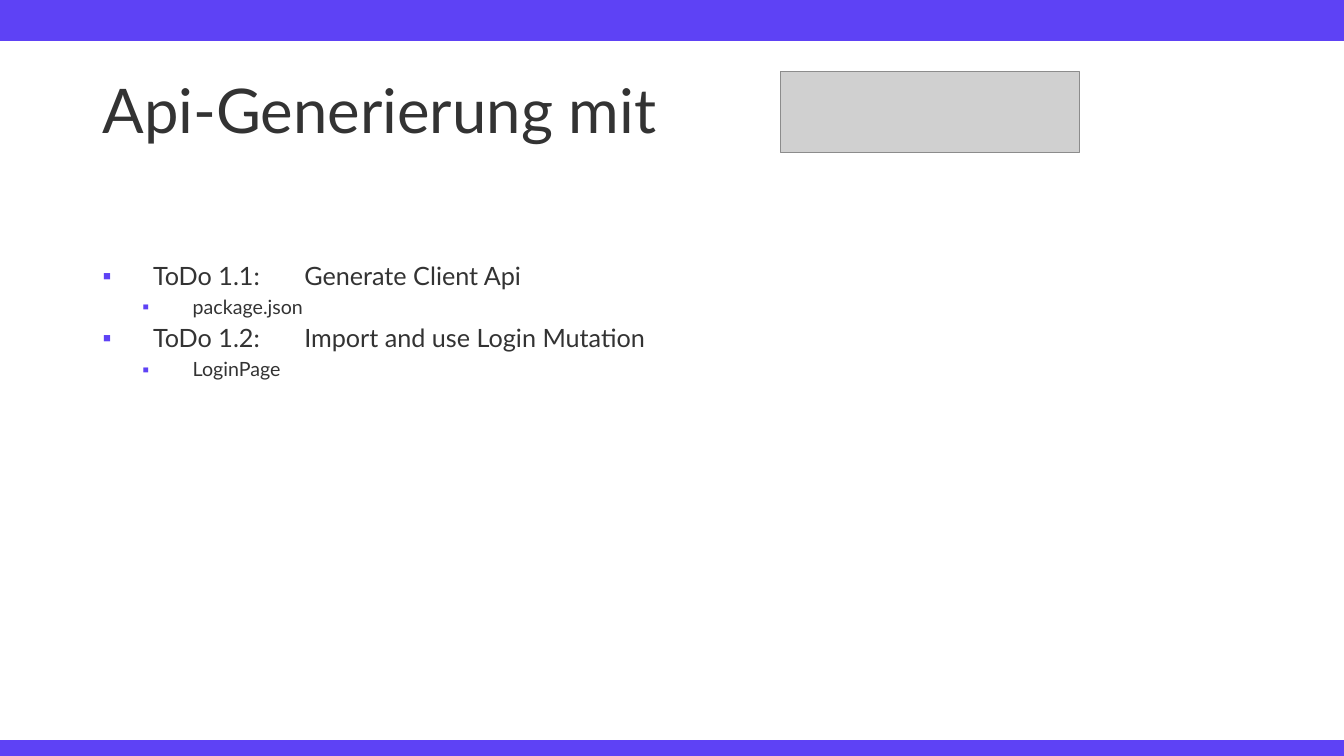
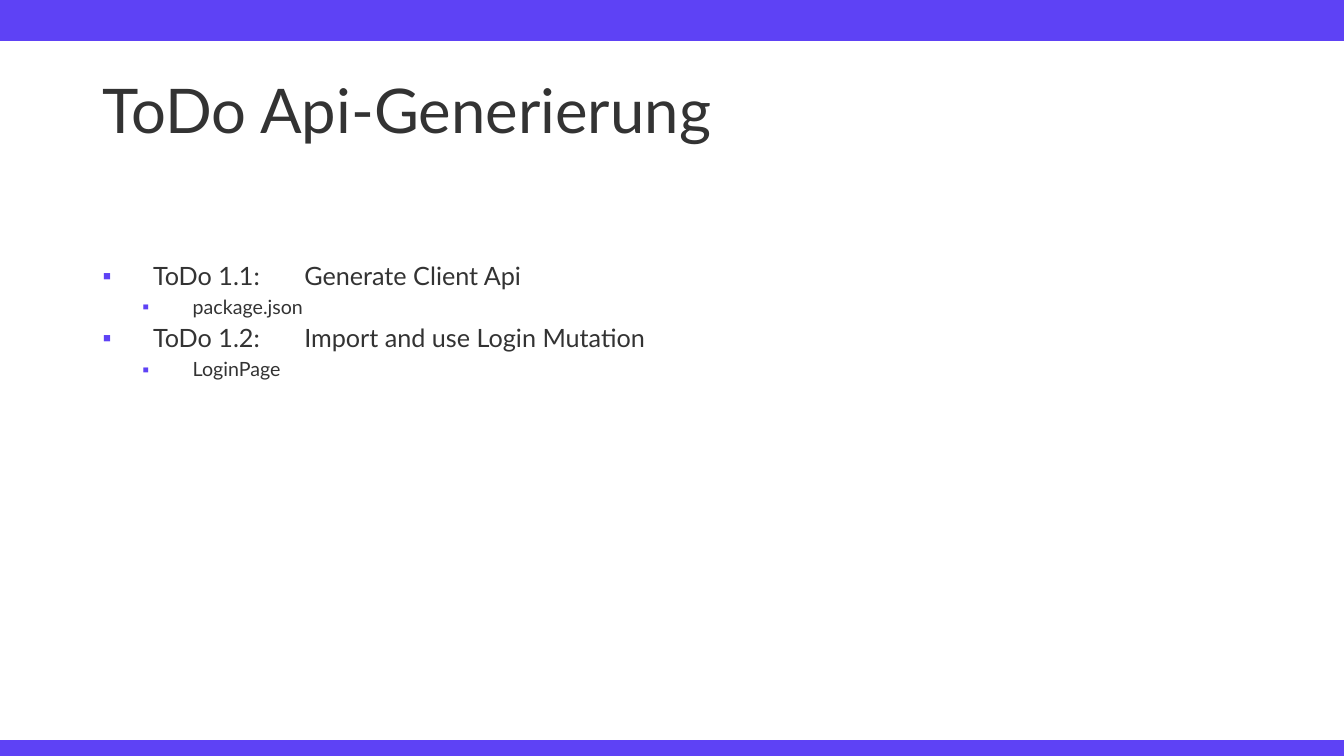
Before and after one commit to TimFehrmannAclue/techlabor_trainings_react_advanced, a slide deck: slide 15 of training_react_advanced.pptx (slide 14 before the commit). Drawn at 1344x756 pixels with LibreOffice and Linux fonts; fonts in the diff are those of the drawing; grey boxes stand for pictures; background and template pictures are left out. Boxes give left, top, right and bottom in pixels: in the first picture for what was removed or moved away, otherwise in the second. Text is boxed around its words. In the diff, an @@ line names an element or a change of style, - is before the commit and + after.

```diff
--- a/training_react_advanced.pptx
+++ b/training_react_advanced.pptx
@@ title at box(102, 88, 711, 144): text changed @@
-Api-Generierung mit
+ToDo Api-Generierung
@@ picture removed at box(780, 72, 1079, 152) @@
```
Also in this commit, not shown: 11 other slides changed, 2 slides added, 3 slides removed, 2 other files.
